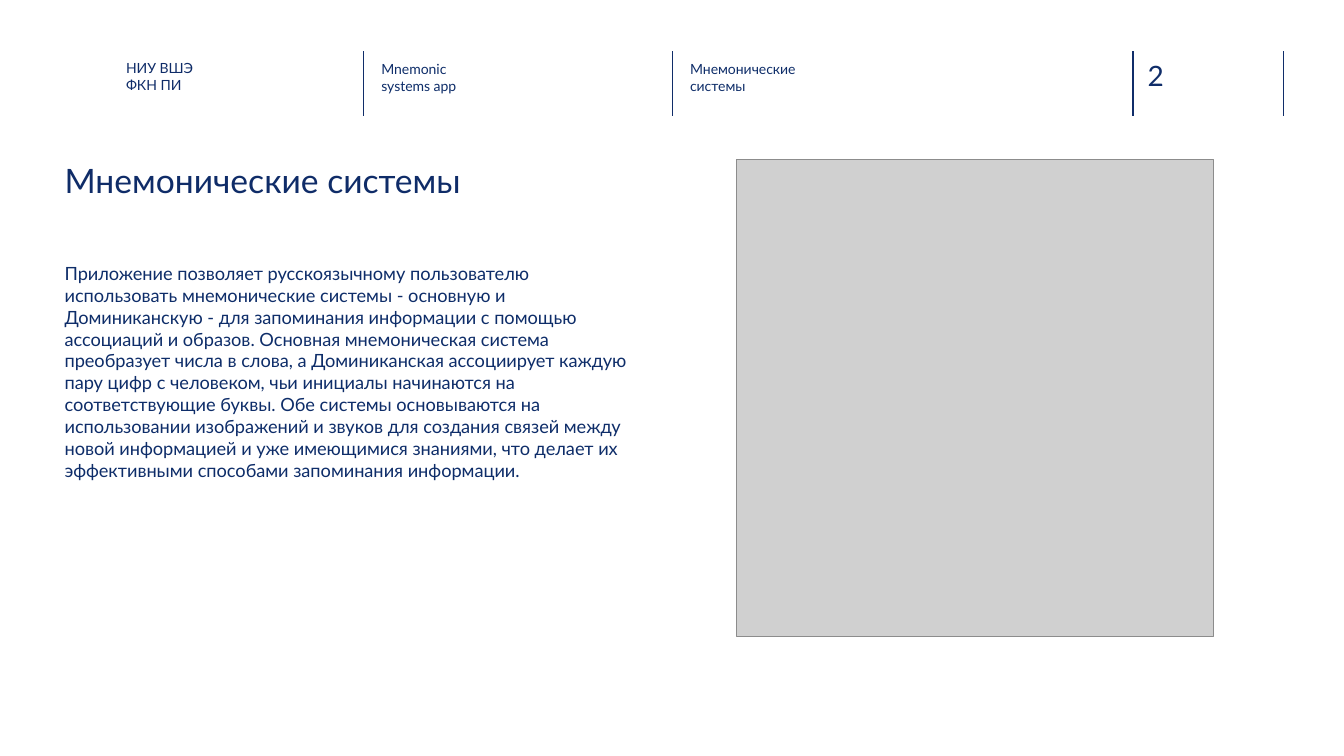
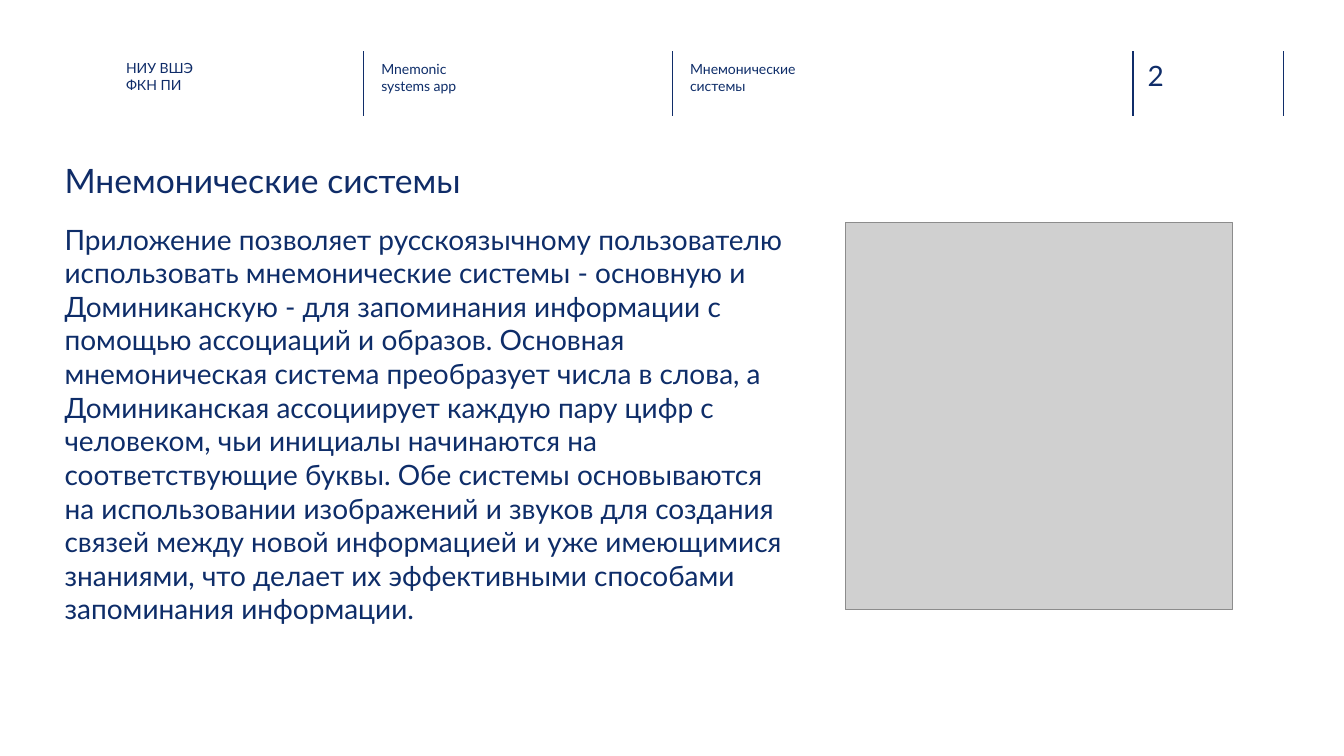
Before and after one commit to NikPeg/mnemonic_systems_app, a slide deck: slide 2 of Итоговые документы/presentation.pptx. Drawn at 1344x756 pixels with LibreOffice and Linux fonts; fonts in the diff are those of the drawing; grey boxes stand for pictures; background and template pictures are left out. Boxes give left, top, right and bottom in pixels: in the first picture for what was removed or moved away, otherwise in the second. Text is boxed around its words. In the diff, an @@ line names an element or a change of style, - is before the commit and + after.

```diff
--- a/Итоговые документы/presentation.pptx
+++ b/Итоговые документы/presentation.pptx
@@ text "Приложение позволяет русскоязычному пользователю использоват ...": place and size @@
-text "Приложение позволяет русскоязычному пользователю использоват ..." at (65,267,626,481)
+text "Приложение позволяет русскоязычному пользователю использоват ..." at (65,230,782,624)
@@ text "Приложение позволяет русскоязычному пользователю использоват ..." at (65,230,782,624): size 13 to 20 pt @@
@@ picture: place and size @@
-picture at (737,159,1214,636)
+picture at (845,222,1233,610)
```
Also in this commit, not shown: 3 other slides changed.
